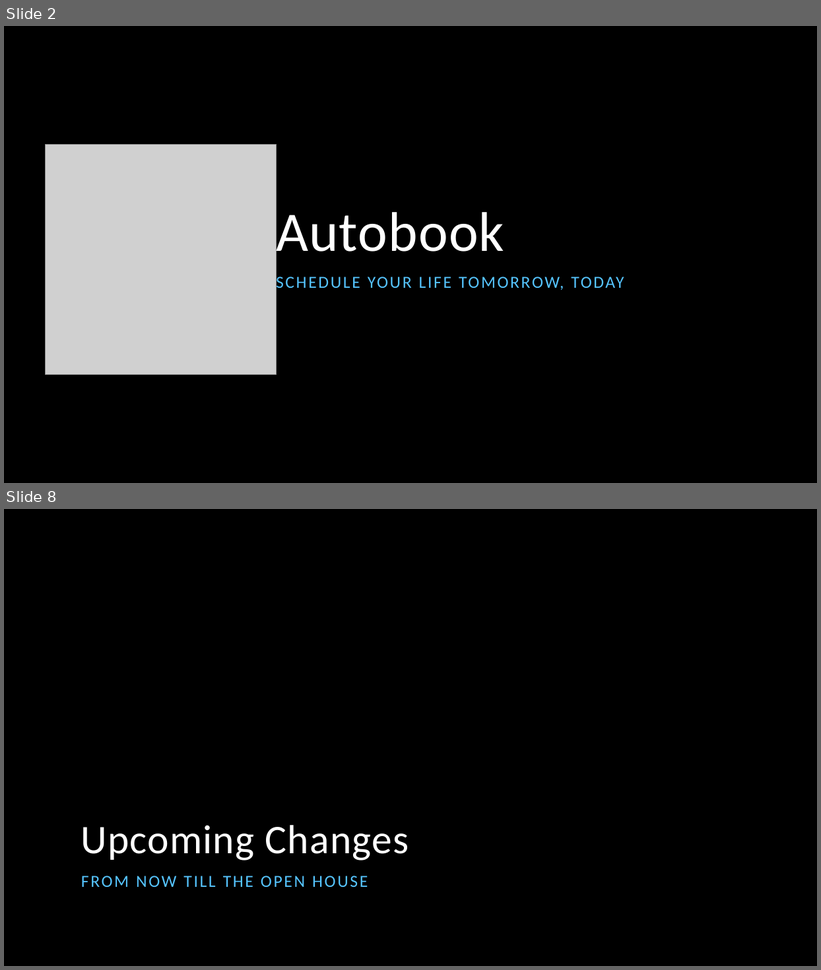
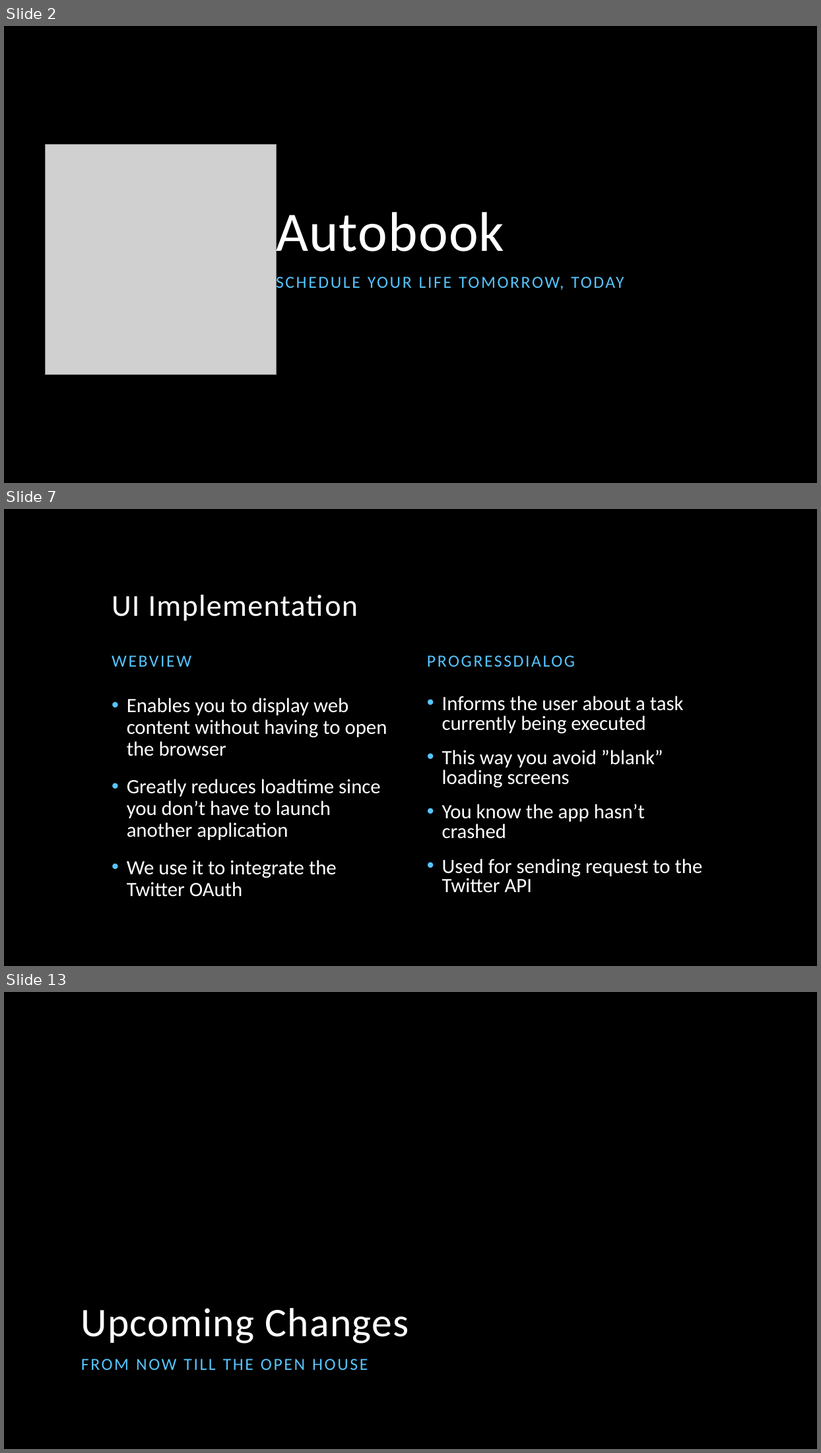
Before and after one commit to SebastianKarstensen/CIS454, a slide deck: Prototype Presentation/Autobook Prototype Presentation w NO VIDEOS.pptx. Shown one above the other, each under a label of ours: slides 2 and 8 before the commit, slides 2, 7 and 13 after it; the slides between them are not shown. The pictures are 821x970 and 821x1453 pixels, drawn with LibreOffice and Linux fonts; fonts in the diff are those of the drawing; grey boxes stand for pictures; background and template pictures are left out. Boxes give left, top, right and bottom in pixels: in the first picture for what was removed or moved away, otherwise in the second. Text is boxed around its words. In the diff, an @@ line names an element or a change of style, - is before the commit and + after.

Commit message:
Home Screen Buttons + Landscape Layout
- Added the new buttons to the main screen
- The Twitter-button changes appearence when clicked
- Created assets-folder with fonts for using different typefaces
- Added landscape layout for the home screen
- Updated the PowerPoint-presentation for the prototype with no videos

```diff
--- a/Prototype Presentation/Autobook Prototype Presentation w NO VIDEOS.pptx
+++ b/Prototype Presentation/Autobook Prototype Presentation w NO VIDEOS.pptx
@@ slide 7 added at (x1=4, y1=509, x2=817, y2=966), background picture (left out) @@
@@ title added at (x1=112, y1=595, x2=358, y2=621), 36 pt, text #FFFFFF @@
+UI Implementation
@@ text added at (x1=105, y1=636, x2=400, y2=687), 20 pt, text #56C5FF @@
+WEBVIEW
@@ text added at (x1=420, y1=636, x2=715, y2=687), 20 pt, text #56C5FF @@
+PROGRESSDIALOG
@@ text added at (x1=127, y1=698, x2=387, y2=897), 24 pt, text #FFFFFF @@
+• Enables you to display web content without having to open the browser
+• Greatly reduces loadtime since you don’t have to launch another application
+• We use it to integrate the Twitter OAuth
@@ text added at (x1=442, y1=696, x2=703, y2=893), 24 pt, text #FFFFFF @@
+• Informs the user about a task currently being executed
+• This way you avoid ”blank” loading screens
+• You know the app hasn’t crashed
+• Used for sending request to the Twitter API
@@ what was slide 8 is now slide 13 @@
```
Also in this commit, not shown: 6 slides changed, 7 other slides added, 2 slides removed, 18 other files.
